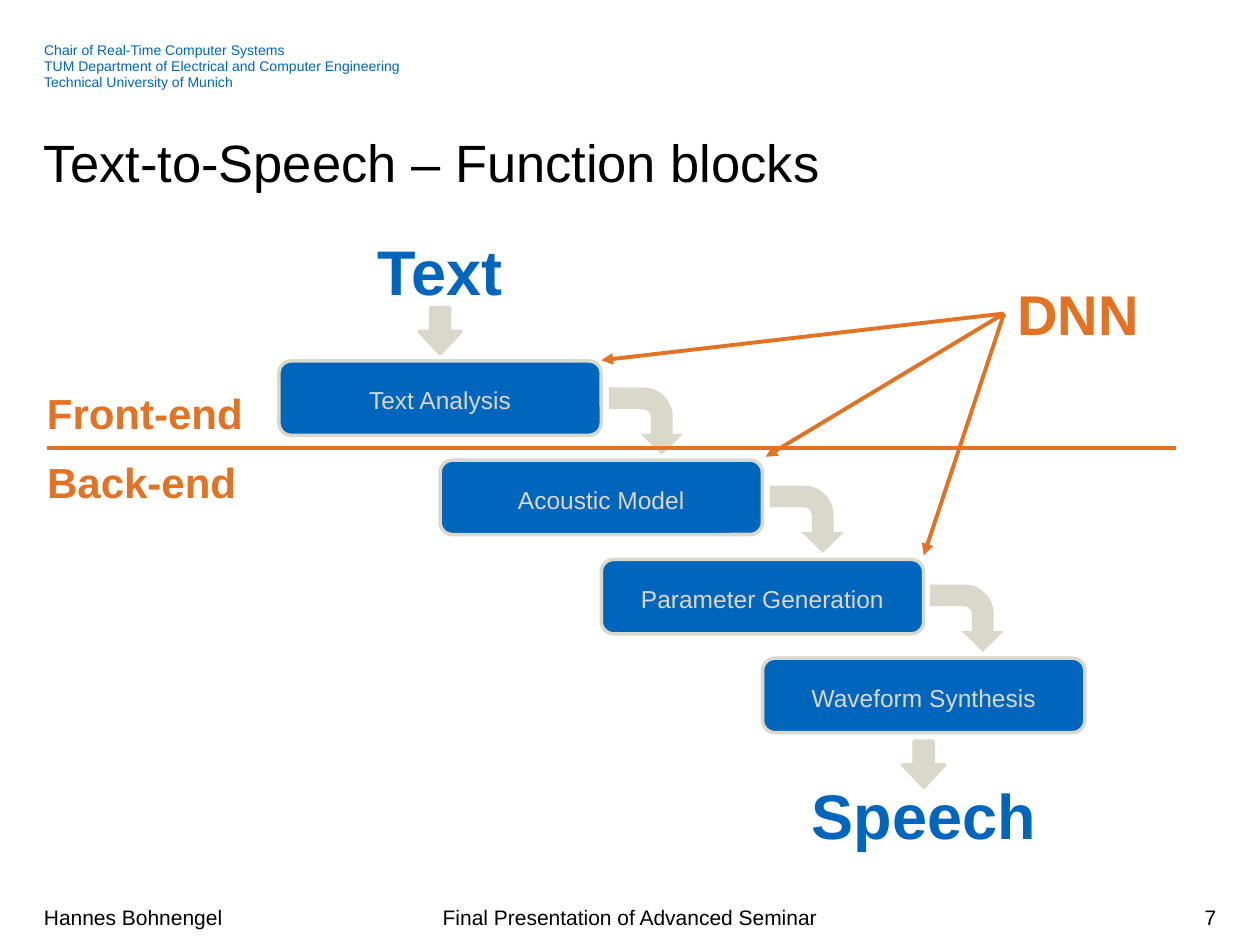
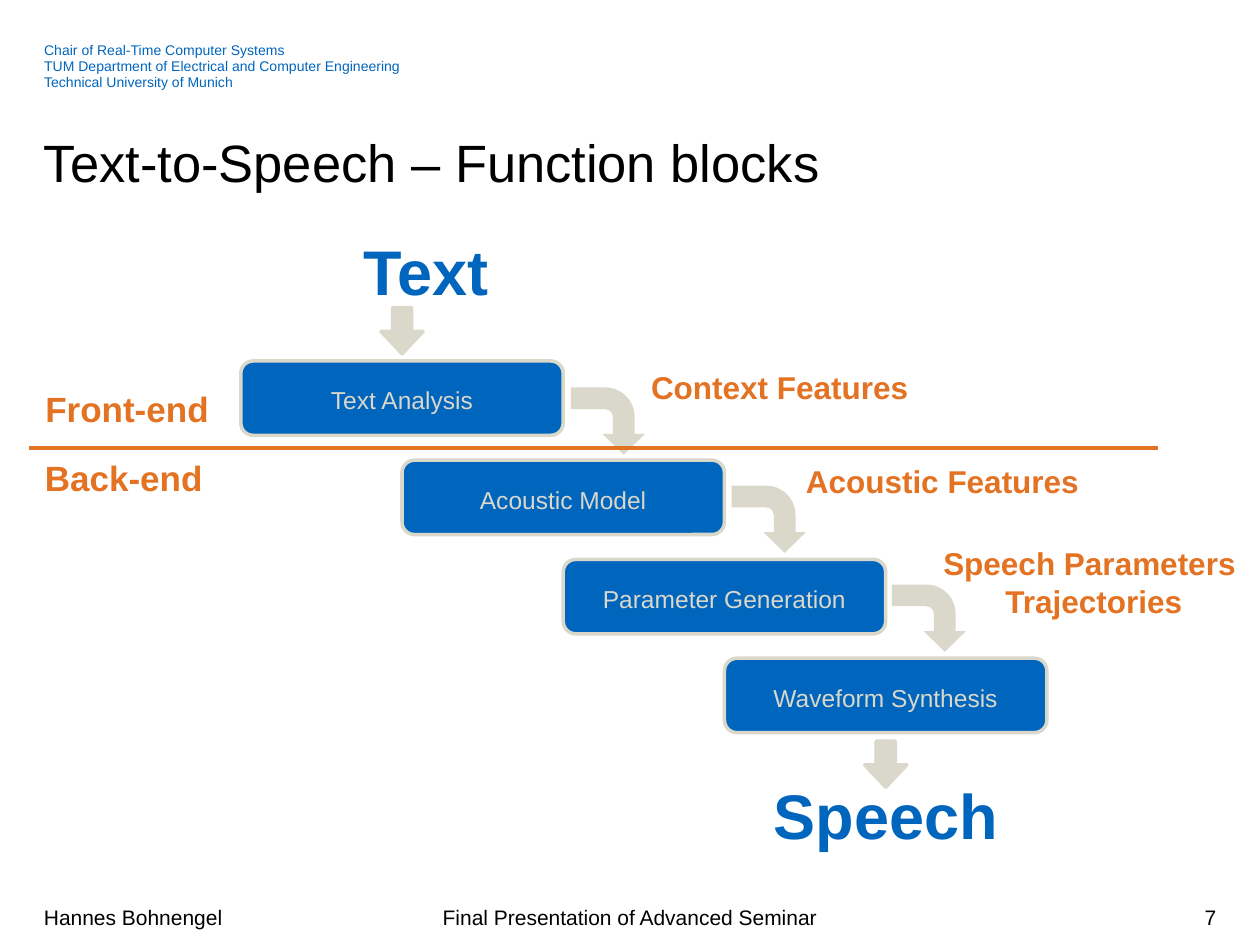
Before and after one commit to hannesb0/deeplearning, a slide deck: slide 7 of pres/Final_Presentation_V02.pptx. Drawn at 1260x945 pixels with LibreOffice and Linux fonts; fonts in the diff are those of the drawing; background and template pictures are left out. Boxes give left, top, right and bottom in pixels: in the first picture for what was removed or moved away, otherwise in the second. Text is boxed around its words. In the diff, an @@ line names an element or a change of style, - is before the commit and + after.

```diff
--- a/pres/Final_Presentation_V02.pptx
+++ b/pres/Final_Presentation_V02.pptx
@@ text "Text": place and size @@
-text "Text" at [378,251,503,296]
+text "Text" at [363,251,488,296]
@@ group removed at [601,296,1138,556]: 3 arrows, 1 text @@
-DNN
@@ text "Front-end" at [45,396,208,423]: size 24 to 20 pt @@
@@ rounded rectangle "Text Analysis": place and size @@
-rounded rectangle "Text Analysis" at [278,360,601,435]
+rounded rectangle "Text Analysis" at [241,360,563,435]
@@ text added at [651,377,908,400], 18 pt, text #E37222, bold @@
+Context Features
@@ line moved from (47, 449) - (1176, 449) to (29, 449) - (1158, 449) @@
@@ text "Back-end" at [45,465,203,492]: size 24 to 20 pt @@
@@ text added at [806,470,1079,494], 18 pt, text #E37222, bold @@
+Acoustic Features
@@ 3 rounded rectangles, 3 bent arrows, 2 down arrows, 1 text: place and size @@
-3 rounded rectangles, 3 bent arrows, 2 down arrows, 1 text at [420,307,1085,851]
+3 rounded rectangles, 3 bent arrows, 2 down arrows, 1 text at [381,307,1047,851]
@@ text added at [943,552,1236,619], 18 pt, text #E37222, bold @@
+Speech Parameters
+Trajectories
```
Also in this commit, not shown: 6 other slides changed, 5 slides added, 8 slides removed.
